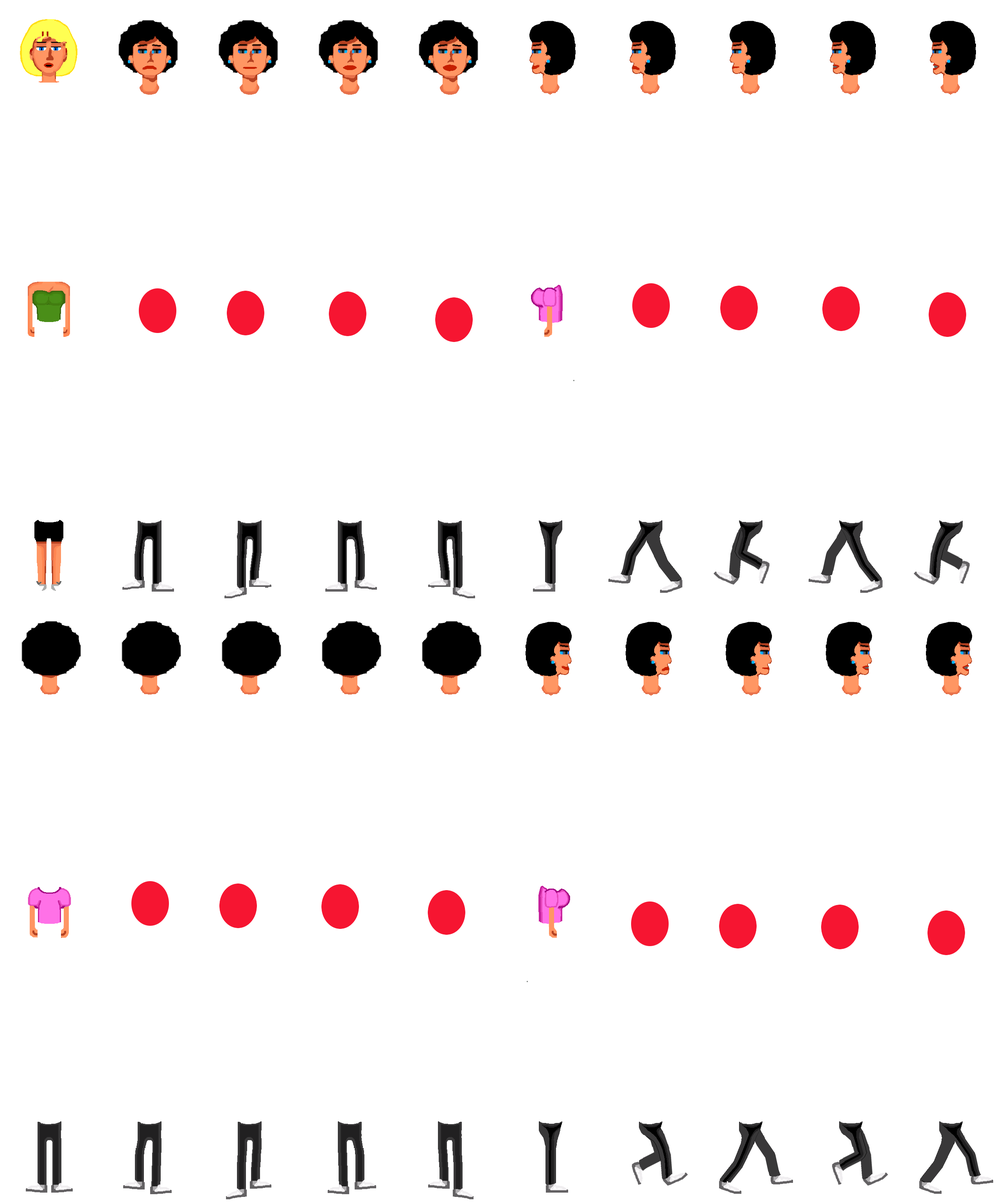
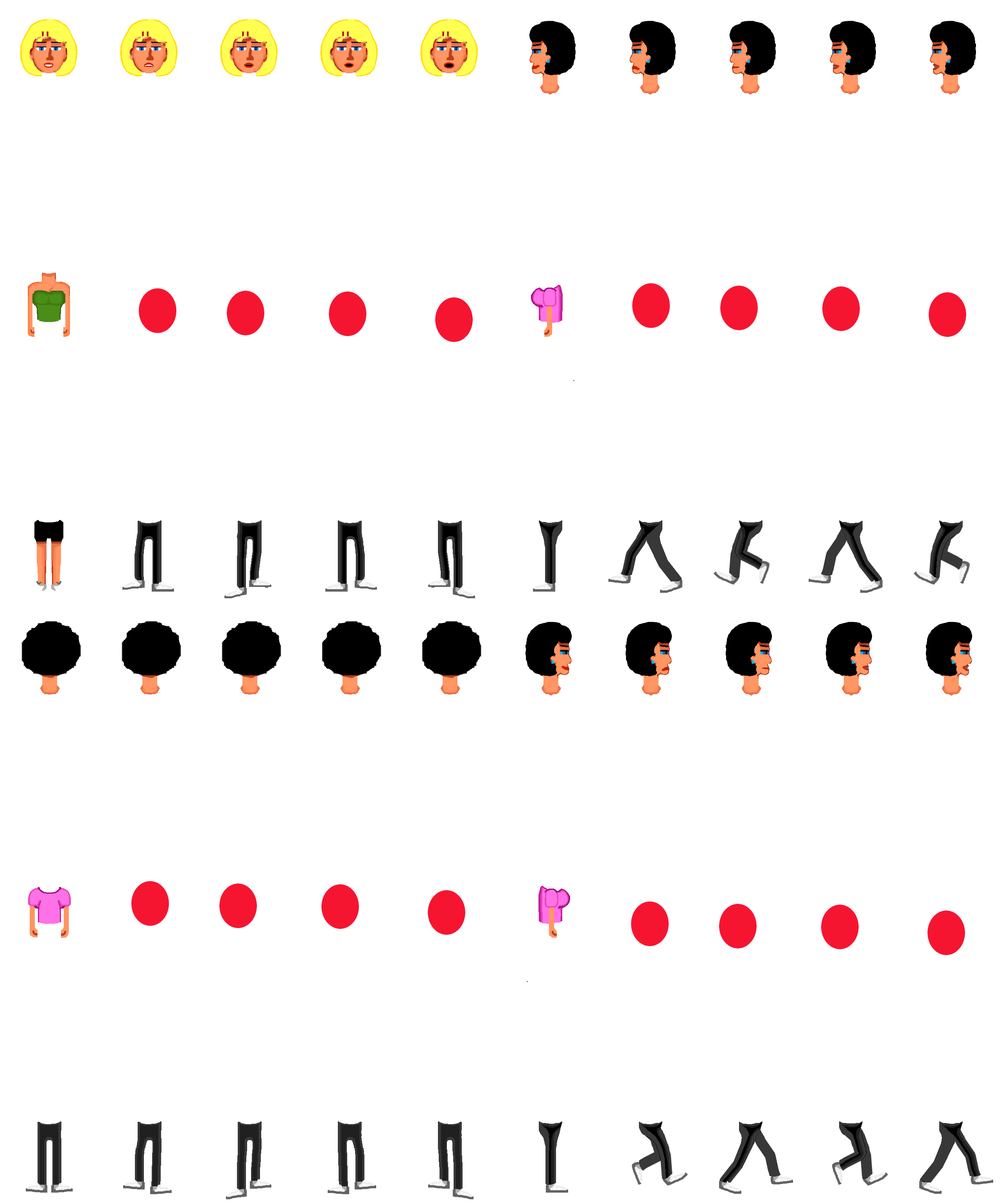
Layers edited between the first and the second 1001px x 1202px image:
painted on "Background" over 38, 19, 479, 282
